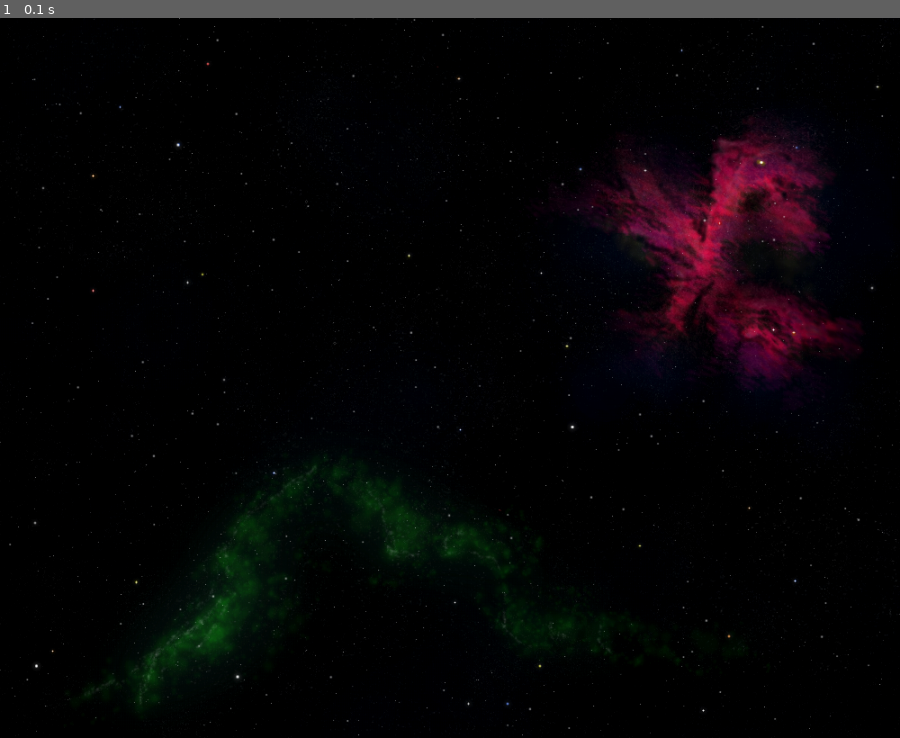
Above: before the commit, frame 1.
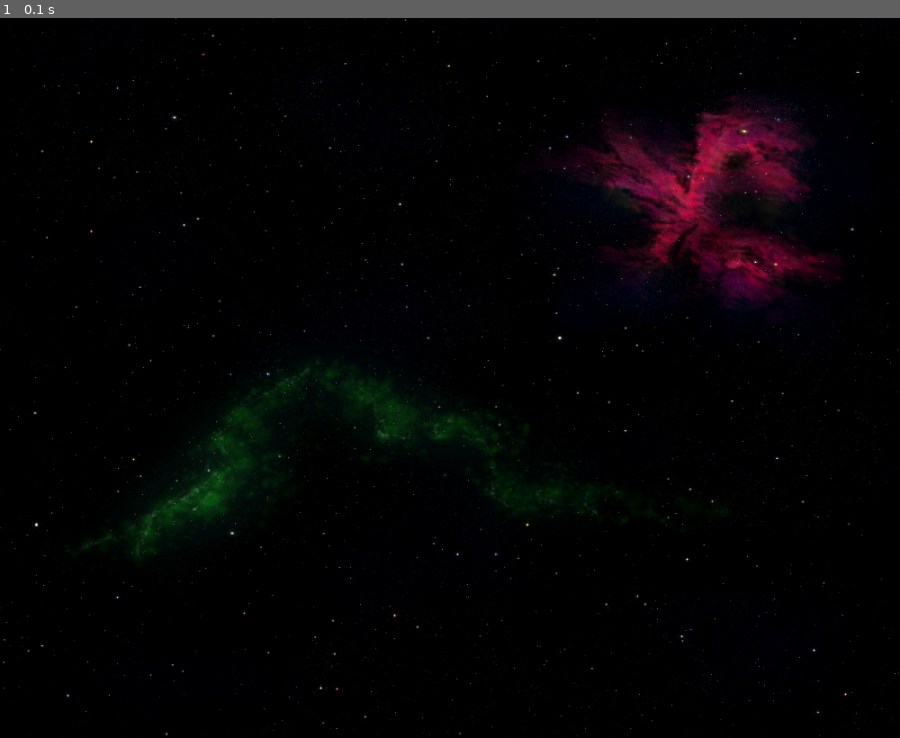
Above: after the commit, the same moment.

Repository: AmirmasoudCS/Pygame-Course
Game: pygame game, started from project_01/main.py
The game is run twice, just before and just after one commit, with the same random seed, the same clock (stepped at 60 frames per second) and the same inputs.
Inputs:
- Up to frame 1 (0.1 s): no input

The runs differ from the first frame. In frame 1, 10% of the frame differs, in the area x 0-100%, y 0-100%.

Commit message:
Scaling the image of the bg

Diff:
--- a/project_01/main.py
+++ b/project_01/main.py
@@ -7,7 +7,7 @@
 WIN = pygame.display.set_mode((WIDTH, HEIGHT))
 pygame.display.set_caption("Space Game")
 
-BG = pygame.image.load("./project_01/space.png")
+BG = pygame.transform.scale(pygame.image.load("./project_01/space.png"), (WIDTH, HEIGHT))
 
 def draw():
     WIN.blit(BG, (0, 0))
